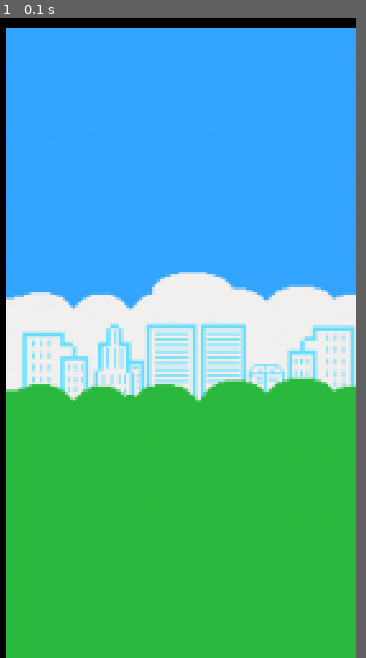
Above: before the commit, frame 1.
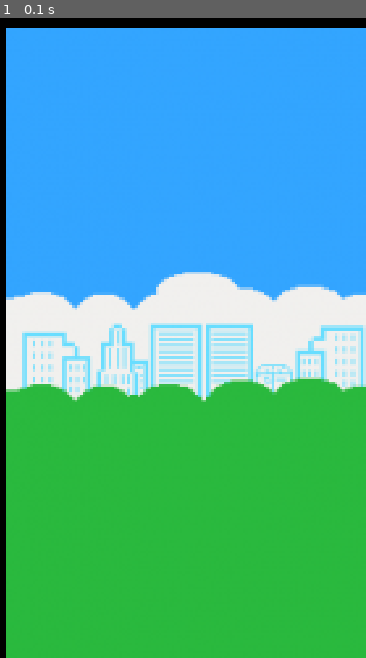
Above: after the commit, the same moment.

Repository: Bruno0nishi/PyGame-2022.2
Game: pygame game, started from jogo_v1.py
Two runs of this game, one before a commit and one after it. Both use one fixed random seed, a clock stepped at 60 frames per second and the inputs below.
Inputs:
- Up to frame 1 (0.1 s): no input
In our replay, the window is 360x640 before the commit and 370x640 after it. These sizes can differ from the game's own. Grey fills any space a smaller window leaves; there, only what the larger window draws over its background counts as a difference.

The runs differ from the first frame. In frame 1, 5.6% of the frame differs, in the area x 5-100%, y 0-60%.

Commit message:
adicionando o páasaro

Diff:
--- a/Sprites.py
+++ b/Sprites.py
@@ -0,0 +1,8 @@
+import pygame
+class bird(pygame.sprite.Sprite):
+    def __init__(self, img, x, y):
+        pygame.sprite.Sprite.__init__(self)
+        self.image = img
+        self.rect = self.image.get_rect()
+        self.rect.x = x
+        self.rect.y = y
--- a/jogo_v1.py
+++ b/jogo_v1.py
@@ -2,21 +2,40 @@
 from tkinter.tix import Tree
 import pygame
 import time
-
+from Sprites import bird
 pygame.init()
 
 # ----- Gera tela principal
-WIDTH = 360
+WIDTH = 370
 HEIGHT = 640
 window = pygame.display.set_mode((WIDTH, HEIGHT))
 pygame.display.set_caption('Flappy Bird')
+
 
 # ----- Inicia estruturas de dados
 game = True
 
 # ----- Inicia assets
-image = pygame.image.load('Assets/img/background.png').convert()
-image = pygame.transform.scale(image, (360,640))
+image = pygame.image.load('Assets/img/background.png').convert_alpha()
+image = pygame.transform.scale(image, (WIDTH, HEIGHT))
+
+bird_img = pygame.image.load("assets/img/bird.png").convert_alpha()
+bird_img = pygame.transform.scale(bird_img, (200, 200))
+fox = bird(bird_img, 150, 295)
+i = 0
+
+# Define nome da janela e icone
+pygame.display.set_caption("Jumpy Fox")
+icone = pygame.image.load("./Assets/img/bird.png")
+pygame.display.set_icon(icone)
+
+# Define loop principal, posicao inicial, pontos iniciais e carrega fonte
+game = True
+jogo = True
+pontos = 0
+posicaox = 0
+fonte = pygame.font.SysFont("comicsans", 30, True)
+
 
 # ===== Loop principal =====
 while game:
@@ -30,7 +49,9 @@
     window.fill((0, 0, 0))  # Preenche com a cor branca
     window.blit(image, (10, 10))
 
+
     # ----- Atualiza estado do jogo
+
     pygame.display.update()
 
 pygame.quit()
Binary file added: Assets/img/bird.png
